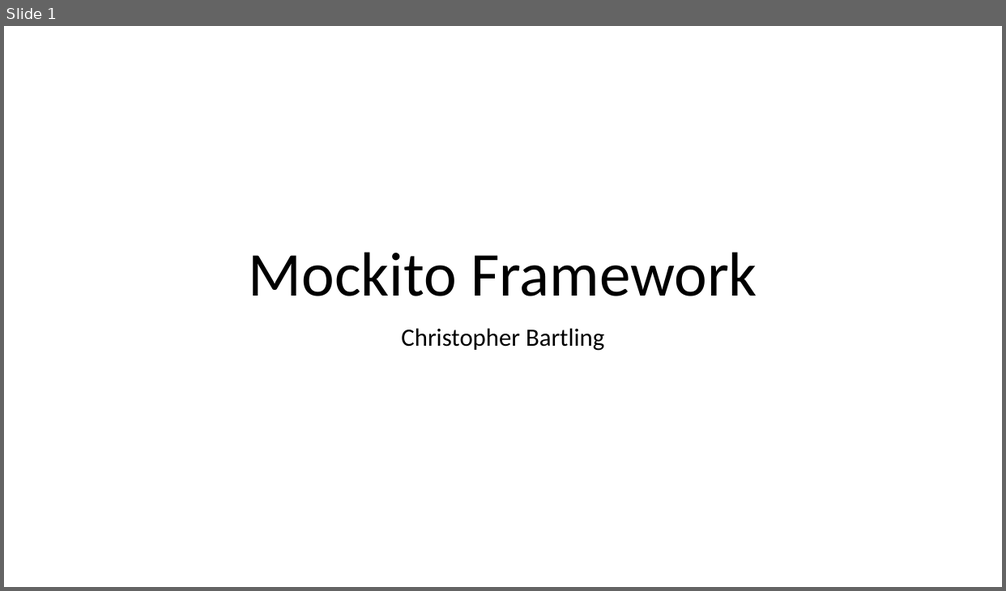
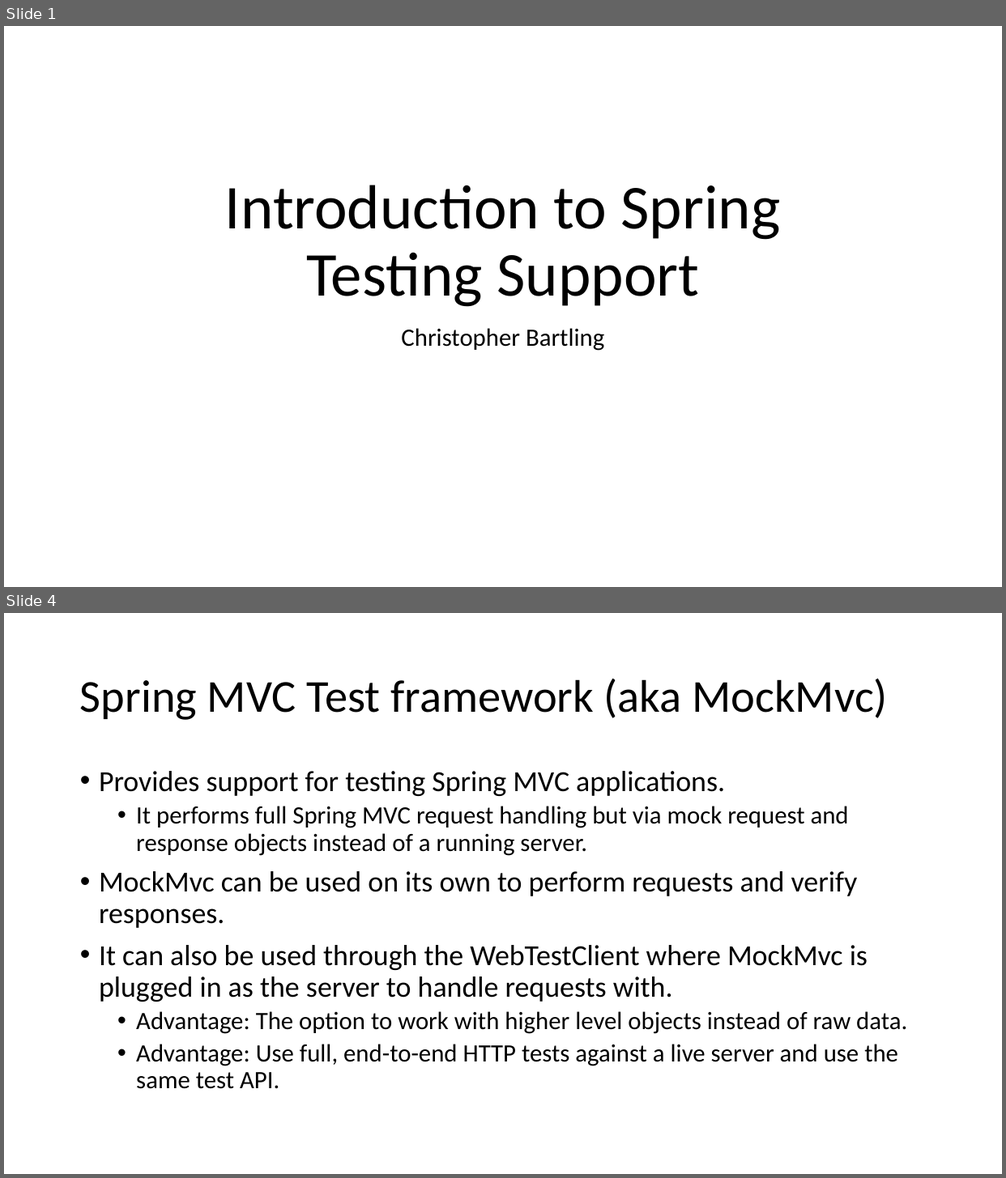
Before and after one commit to cebartling/test-driven, a slide deck: presentations/Introduction to Spring Framework Testing.pptx. Shown one above the other, each under a label of ours: slide 1 before the commit, slides 1 and 4 after it; the slides between them are not shown. The pictures are 1006x591 and 1006x1178 pixels, drawn with LibreOffice and Linux fonts; fonts in the diff are those of the drawing. Boxes give left, top, right and bottom in pixels: in the first picture for what was removed or moved away, otherwise in the second. Text is boxed around its words. In the diff, an @@ line names an element or a change of style, - is before the commit and + after.

Commit message:
Introduction to Spring Testing Support

```diff
--- a/presentations/Introduction to Spring Framework Testing.pptx
+++ b/presentations/Introduction to Spring Framework Testing.pptx
@@ slide 4 added at (4,613,1002,1174), background #FFFFFF @@
@@ title added at (80,679,889,720), 44 pt, text #000000 @@
+Spring MVC Test framework (aka MockMvc)
@@ text added at (99,771,907,1089), 24 pt, text #000000 @@
+• Provides support for testing Spring MVC applications.
+  • It performs full Spring MVC request handling but via mock request and response objects instead of a running server.
+• MockMvc can be used on its own to perform requests and verify responses.
+• It can also be used through the WebTestClient where MockMvc is plugged in as the server to handle requests with.
+  • Advantage: The option to work with higher level objects instead of raw data.
+  • Advantage: Use full, end-to-end HTTP tests against a live server and use the same test API.
@@ slide 1 changed as well @@
@@ title at (225,185,781,307): text changed @@
-Mockito Framework
+Introduction to Spring Testing Support
```
Also in this commit, not shown: 3 other slides added, 4 slides removed.
